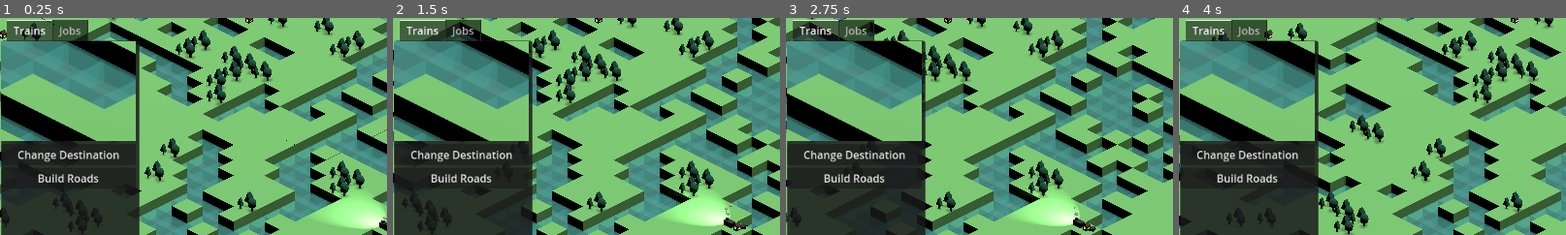
Above: before the commit, frames 1-4 (left to right).
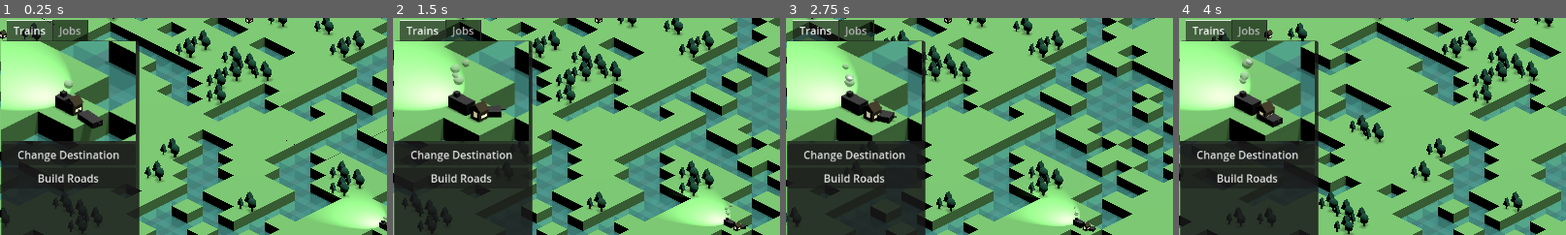
Above: after the commit, the same moments.

Repository: maryilewis/fantasy-railroad
Game: Godot game, scene res://World Map/World Map.tscn
Two runs of this game, one before a commit and one after it. Both use one fixed random seed, a clock stepped at 60 frames per second and the inputs below.
Inputs (mouse positions are % of the whole screen's width and height, from its top left):
- Up to frame 1 (0.25 s): no input
- Up to frame 2 (1.5 s): tap Enter at 0.5 s; move the mouse to (72, 45) at 0.52 s; hold D 0.53-1.25 s; click (72, 45) at 0.67 s; tap Space at 1.25 s; drag from (30, 55) to (45, 70) at 1.27 s
- Up to frame 3 (2.75 s): tap Enter at 2 s; move the mouse to (60, 28) at 2.02 s; hold D from 2.03 s (still down); click (60, 28) at 2.17 s
- Up to frame 4 (4 s): release D at 2.75 s; tap Space at 2.75 s; drag from (45, 70) to (20, 35) at 2.77 s; move the mouse to (80, 65) at 3.52 s; hold A from 3.53 s (still down); click (80, 65) at 3.67 s
The pictures show only the part of the screen within x 0-50%, y 0-50%; the shares and areas given below are measured in that part.

The runs differ from the first frame. In frame 1, 12% of the frame differs, in the area x 0-36%, y 10-57%; in frame 2, 13%; in frame 3, 13%; in frame 4, 13%.

Commit message:
auto assign train, start town menu

Diff:
--- a/Autoloads/game_data.gd
+++ b/Autoloads/game_data.gd
@@ -40,6 +40,9 @@
 	trains.append(first_train)
 	for train in trains:
 		add_child(train)
+		print("train", train)
+		target_train = train.get_engine()
+		print("engine", train)
 
 func set_target_train(node):
 	target_train = node
--- /dev/null
+++ b/Cargo/cargo.gd
@@ -0,0 +1,32 @@
+extends Node3D
+
+enum CargoType {RED, BLUE}
+var cargo_type: CargoType
+
+var cargo_defs
+
+# Called when the node enters the scene tree for the first time.
+func _ready():
+	cargo_defs = {
+		CargoType.RED: {
+			"display_name": "Red",
+			"parent_ref": $Red,
+			"mesh_instance": $Red/MeshInstance3D
+		},
+		CargoType.BLUE: {
+			"display_name": "Blue",
+			"parent_ref": $Blue,
+			"mesh_instance": $Blue/MeshInstance3D
+		}
+	}
+
+func set_cargo_type(type):
+	cargo_type = type
+	for def in cargo_defs:
+		def.mesh_instance.visible = false
+	if type != null:
+		cargo_defs[type].mesh_instance.visible = true
+
+# Called every frame. 'delta' is the elapsed time since the previous frame.
+func _process(_delta):
+	pass
--- /dev/null
+++ b/Cargo/cargo.tscn
@@ -0,0 +1,34 @@
+[gd_scene load_steps=6 format=3 uid="uid://b87lxi3wranap"]
+
+[ext_resource type="Script" path="res://Cargo/cargo.gd" id="1_j4dps"]
+
+[sub_resource type="StandardMaterial3D" id="StandardMaterial3D_rjrie"]
+albedo_color = Color(0.545098, 0, 0.0823529, 1)
+
+[sub_resource type="BoxMesh" id="BoxMesh_youw7"]
+material = SubResource("StandardMaterial3D_rjrie")
+
+[sub_resource type="StandardMaterial3D" id="StandardMaterial3D_nwp0r"]
+albedo_color = Color(0.0313726, 0, 1, 1)
+
+[sub_resource type="BoxMesh" id="BoxMesh_lqqnp"]
+material = SubResource("StandardMaterial3D_nwp0r")
+
+[node name="Cargo" type="Node3D"]
+script = ExtResource("1_j4dps")
+
+[node name="Red" type="Node3D" parent="."]
+
+[node name="MeshInstance3D" type="MeshInstance3D" parent="Red"]
+transform = Transform3D(0.2, 0, 0, 0, 0.1, 0, 0, 0, 0.4, 0, 0.13, 0)
+visible = false
+mesh = SubResource("BoxMesh_youw7")
+skeleton = NodePath("../..")
+
+[node name="Blue" type="Node3D" parent="."]
+
+[node name="MeshInstance3D" type="MeshInstance3D" parent="Blue"]
+transform = Transform3D(0.2, 0, 0, 0, 0.1, 0, 0, 0, 0.4, 0, 0.13, 0)
+visible = false
+mesh = SubResource("BoxMesh_lqqnp")
+skeleton = NodePath("../..")
--- /dev/null
+++ b/Menus/Town Menu/Town Menu.gd
@@ -0,0 +1,17 @@
+extends Node2D
+
+#TODO: I think this should be a tooltip
+
+var town: TownNode
+
+# Called when the node enters the scene tree for the first time.
+func _ready():
+	pass # Replace with function body.
+
+func show_menu(_town):
+	town = _town
+	$RichTextLabel.text = "You have arrived in " + town.display_name
+
+# Called every frame. 'delta' is the elapsed time since the previous frame.
+func _process(_delta):
+	pass
--- /dev/null
+++ b/Menus/Town Menu/Town Menu.tscn
@@ -0,0 +1,13 @@
+[gd_scene load_steps=2 format=3 uid="uid://d37kubne48efi"]
+
+[ext_resource type="Script" path="res://Menus/Town Menu/Town Menu.gd" id="1_i53v6"]
+
+[node name="Town Menu" type="Node2D"]
+script = ExtResource("1_i53v6")
+
+[node name="Pop-up" type="PopupPanel" parent="."]
+
+[node name="RichTextLabel" type="RichTextLabel" parent="Pop-up"]
+offset_right = 100.0
+offset_bottom = 40.0
+text = "You have arrived in"
--- a/Square Scenes/town/town_script.gd
+++ b/Square Scenes/town/town_script.gd
@@ -1,5 +1,7 @@
 class_name TownNode extends SquareBaseNode
 
+
+var display_name ="Cool Town Name"
 # TODO: a static menu that just shows info about what you're hovering
 
 func _ready():
--- a/Vehicles/train.gd
+++ b/Vehicles/train.gd
@@ -12,10 +12,9 @@
 var current_road_path_key
 var current_train_index = 0
 var direction = -1
+var arrived = false
 
 var my_camera: MaryWorldCamera
-
-var train_name = _get_random_train_name()
 
 # Called when the node enters the scene tree for the first time.
 func _ready():
@@ -36,6 +35,7 @@
 func set_destination(x, y):
 	train_path = [GameData.map_nodes[x][y]]
 	train_path = find_shortest_path(current_road, [x, y])
+	arrived = false
 
 
 func find_shortest_path(start_node, destination):
@@ -145,7 +145,9 @@
 # Called every frame. 'delta' is the elapsed time since the previous frame.
 func _process(_delta):
 	if (train_path.size() == 0):
-		pass
+		if !arrived:
+			arrived = true;
+
 	elif (train_progress != null and train_progress.progress_ratio >= .99):
 		train_path.remove_at(0)
 		if (train_path.size() > 0):
@@ -155,11 +157,4 @@
 func _on_input_event(_camera, event, _position, _normal, _shape_idx):
 	if event is InputEventMouseButton and event.button_index == MOUSE_BUTTON_LEFT:
 		GameData.world_camera.set_follow_ref(self)
-		GameData.train_camera.set_follow_ref(self)
-		print("clicked train")
-
-func _get_random_train_name():
-		var names = ["Wilhelmina", "Emmaline", "Evangeline", "Elizabeth", "Abigail", "Adelaide", "Bridget", "Charlotte", "Delphine", "Frances", "Geraldine", "Henrietta", "Ingrid", "Jane", "Katherine", "Lisa", "Mary", "Nan", "Opal", "Phillipa", "Regina","Sarah", "Theodora", "Ursula", "Veronica", "Zelie"]
-		var rng = RandomNumberGenerator.new()
-		var my_random_number = rng.randi_range(0, names.size())
-		return names[my_random_number - 1]
+		GameData.train_camera.set_follow_ref(self) #TODO camera train should be the train whose details we're looking at. How are details going to be opened?
--- a/Vehicles/train_parent.gd
+++ b/Vehicles/train_parent.gd
@@ -1,6 +1,23 @@
 extends Node3D
+
+var display_name
+
+var cargo_list = []
+func _ready():
+	display_name = _get_random_train_name()
+
+func get_engine():
+	return $Train
 
 func disable_click():
 	$Train/CollisionShape3D.disabled = true
 func enable_click():
 	$Train/CollisionShape3D.disabled = false
+
+
+# TODO: Remove from list once used
+func _get_random_train_name():
+		var names = ["Wilhelmina", "Emmaline", "Evangeline", "Elizabeth", "Abigail", "Adelaide", "Bridget", "Charlotte", "Delphine", "Frances", "Geraldine", "Henrietta", "Ingrid", "Jane", "Katherine", "Lisa", "Mary", "Nan", "Opal", "Phillipa", "Regina","Sarah", "Theodora", "Ursula", "Veronica", "Zelda"]
+		var rng = RandomNumberGenerator.new()
+		var my_random_number = rng.randi_range(0, names.size())
+		return names[my_random_number - 1]
--- a/Vehicles/traincar.tscn
+++ b/Vehicles/traincar.tscn
@@ -1,6 +1,7 @@
-[gd_scene load_steps=5 format=3 uid="uid://dsb8setqnoqil"]
+[gd_scene load_steps=6 format=3 uid="uid://dsb8setqnoqil"]
 
 [ext_resource type="Material" uid="uid://ccqdk0t7rj7j" path="res://Vehicles/Materials/train.tres" id="2_21c45"]
+[ext_resource type="PackedScene" uid="uid://b87lxi3wranap" path="res://Cargo/cargo.tscn" id="2_n2yoe"]
 
 [sub_resource type="ConvexPolygonShape3D" id="ConvexPolygonShape3D_vlhj0"]
 points = PackedVector3Array(0.5, 0.5, 0.5, 0.5, 0.5, -0.5, -0.5, 0.5, 0.5, 0.5, -0.5, 0.5, 0.5, -0.5, -0.5, -0.5, 0.5, -0.5, -0.5, -0.5, 0.5, -0.5, -0.5, -0.5)
@@ -31,3 +32,5 @@
 transform = Transform3D(0.08, 0, 0, 0, 0.16, 0, 0, 0, 0.2, 0, 0.343241, 0.596978)
 mesh = SubResource("BoxMesh_02omk")
 skeleton = NodePath("")
+
+[node name="Cargo" parent="." instance=ExtResource("2_n2yoe")]
--- a/World Map/World Map.tscn
+++ b/World Map/World Map.tscn
@@ -1,9 +1,10 @@
-[gd_scene load_steps=5 format=3 uid="uid://ds25bg34pn02h"]
+[gd_scene load_steps=6 format=3 uid="uid://ds25bg34pn02h"]
 
 [ext_resource type="Script" path="res://World Map/world_map.gd" id="1_5q762"]
 [ext_resource type="Script" path="res://World Map/world_camera.gd" id="2_mbkis"]
 [ext_resource type="PackedScene" uid="uid://cdl5y03o54drt" path="res://World Map/underground.tscn" id="4_hp1to"]
 [ext_resource type="PackedScene" uid="uid://dfwed8hr6ogs4" path="res://Menus/Details/details menu.tscn" id="5_jigrt"]
+[ext_resource type="PackedScene" uid="uid://d37kubne48efi" path="res://Menus/Town Menu/Town Menu.tscn" id="5_loopm"]
 
 [node name="World Map" type="Node3D"]
 script = ExtResource("1_5q762")
@@ -26,3 +27,5 @@
 [node name="underground" parent="." instance=ExtResource("4_hp1to")]
 
 [node name="Control" parent="." instance=ExtResource("5_jigrt")]
+
+[node name="Town Menu" parent="." instance=ExtResource("5_loopm")]
--- a/World Map/train_camera.gd
+++ b/World Map/train_camera.gd
@@ -5,6 +5,7 @@
 
 func _ready():
 	GameData.train_camera = self
+	set_follow_ref(GameData.target_train)
 
 # Updates mouselook and movement every frame
 func _process(_delta):
